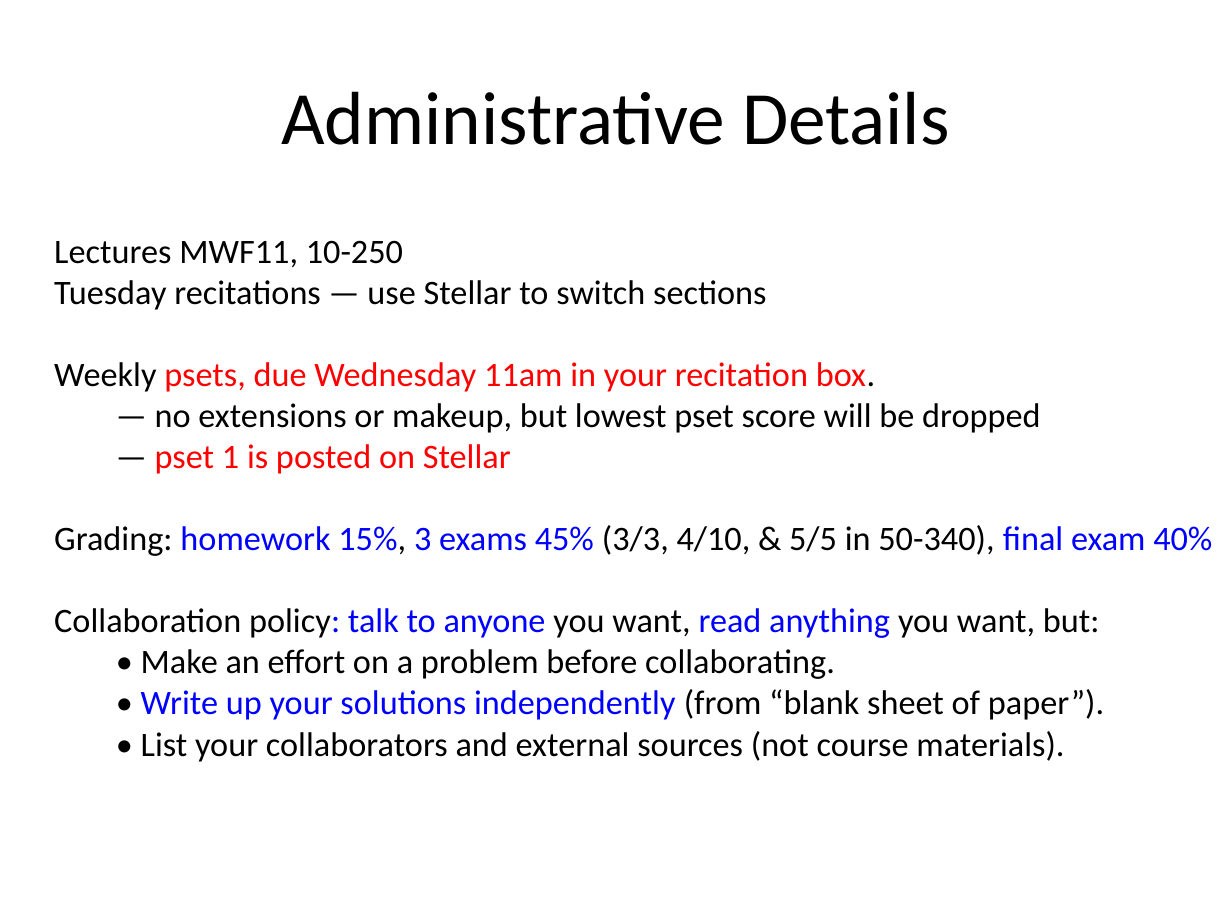
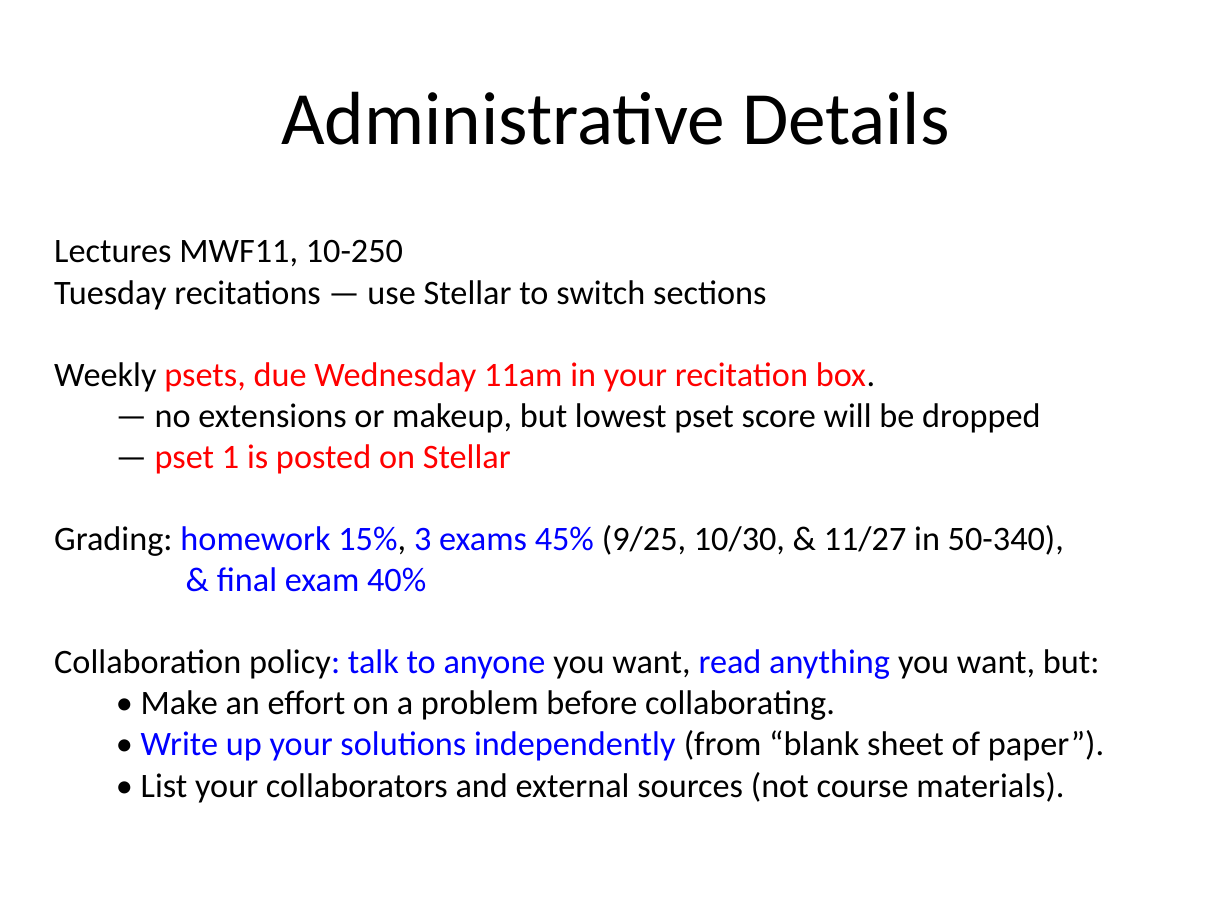
Before and after one commit to mitmath/1806, a slide deck: slide 3 of lectures/overview.pptx. Drawn at 1232x924 pixels with LibreOffice and Linux fonts; fonts in the diff are those of the drawing. Boxes give left, top, right and bottom in pixels: in the first picture for what was removed or moved away, otherwise in the second. Text is boxed around its words. In the diff, an @@ line names an element or a change of style, - is before the commit and + after.

```diff
--- a/lectures/overview.pptx
+++ b/lectures/overview.pptx
@@ text at (54, 525, 1064, 592): text changed @@
-Grading: homework 15%, 3 exams 45% (3/3, 4/10, & 5/5 in 50-340), final exam 40%
+Grading: homework 15%, 3 exams 45% (9/25, 10/30, & 11/27 in 50-340),
+& final exam 40%
```
Also in this commit, not shown: 3 other slides changed, 1 slide removed, 46 other files.
